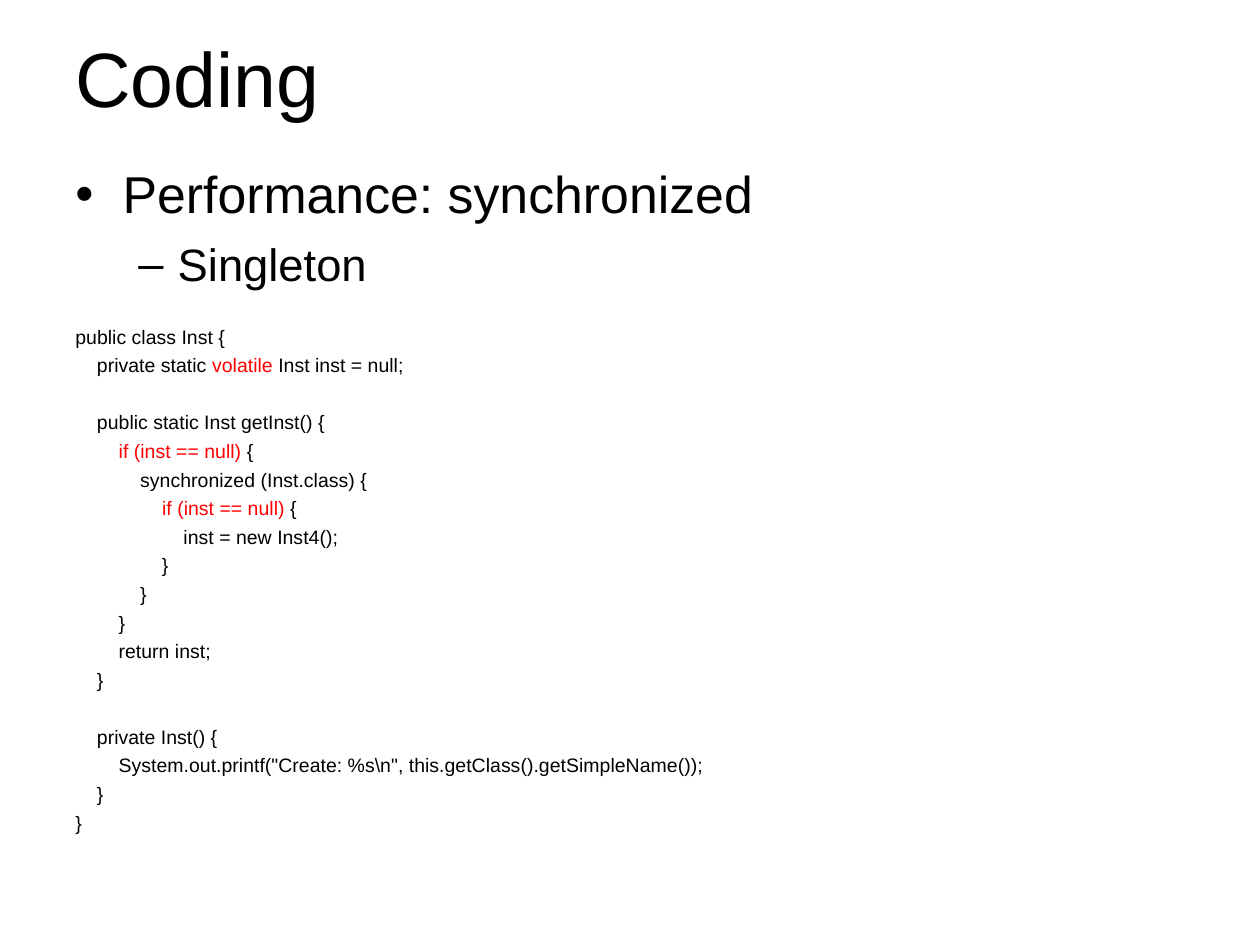
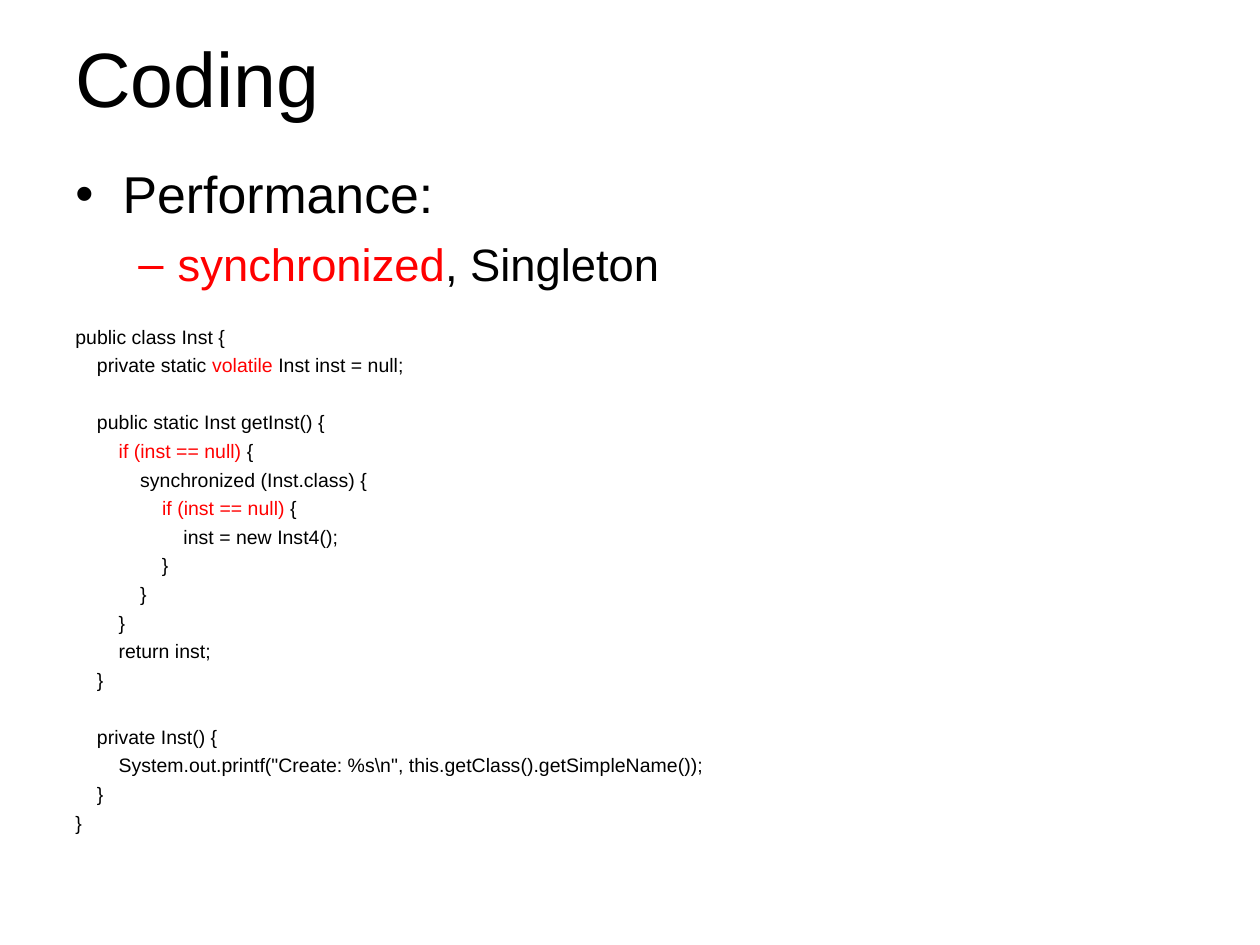
Before and after one commit to Wang-Ray/notes, a slide deck: slide 24 of Architect.ppt (slide 26 before the commit). Drawn at 1260x945 pixels with LibreOffice and Linux fonts; fonts in the diff are those of the drawing; background and template pictures are left out. Boxes give left, top, right and bottom in pixels: in the first picture for what was removed or moved away, otherwise in the second. Text is boxed around its words. In the diff, an @@ line names an element or a change of style, - is before the commit and + after.

```diff
--- a/Architect.ppt
+++ b/Architect.ppt
@@ text at (x1=123, y1=175, x2=659, y2=291): text changed; size 29.6 to 25.9 pt @@
-• Performance: synchronized
-  – Singleton
+• Performance:
+  – synchronized, Singleton
```
Also in this commit, not shown: 12 other slides changed, 1 slide added, 2 slides removed, 1 other file.
